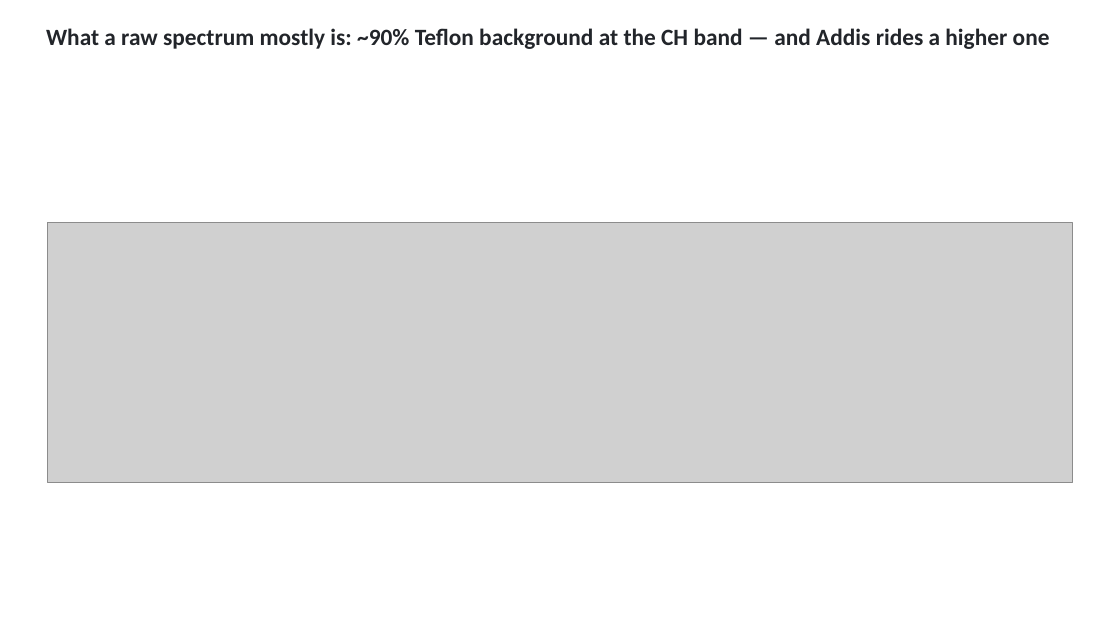
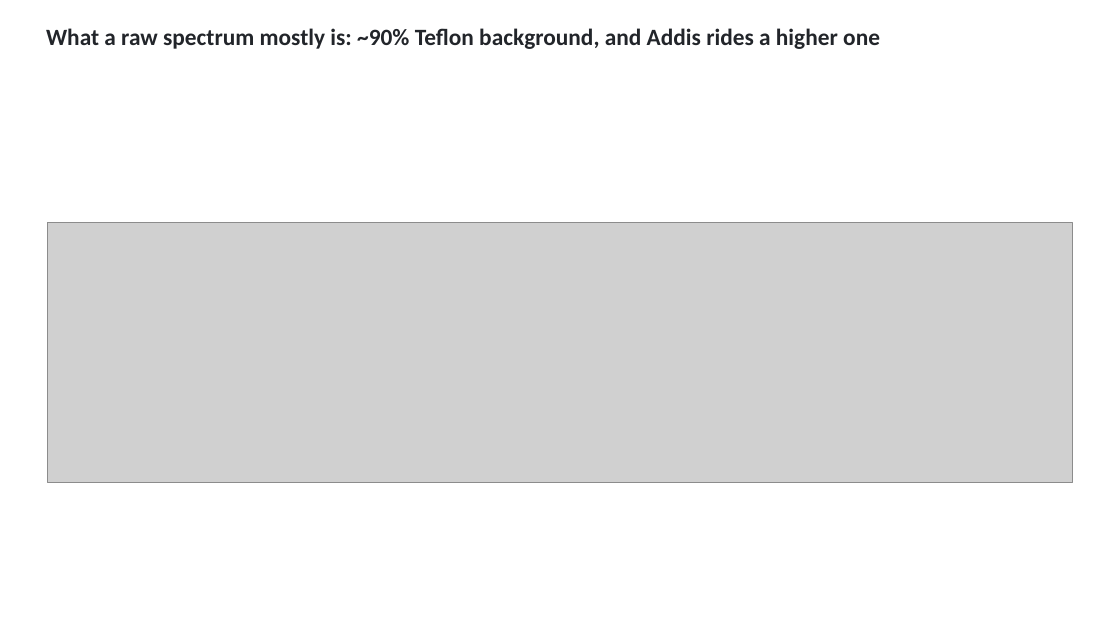
Before and after one commit to ahzs645/aethmodular, a slide deck: slide 3 of deliverables/ftir_group_2026-08-27/ftir_group_2026-08-27.pptx (slide 4 before the commit). Drawn at 1120x630 pixels with LibreOffice and Linux fonts; fonts in the diff are those of the drawing; grey boxes stand for pictures. Boxes give left, top, right and bottom in pixels: in the first picture for what was removed or moved away, otherwise in the second. Text is boxed around its words. In the diff, an @@ line names an element or a change of style, - is before the commit and + after.

```diff
--- a/deliverables/ftir_group_2026-08-27/ftir_group_2026-08-27.pptx
+++ b/deliverables/ftir_group_2026-08-27/ftir_group_2026-08-27.pptx
@@ text at [46, 28, 880, 49]: text changed @@
-What a raw spectrum mostly is: ~90% Teflon background at the CH band — and Addis rides a higher one
+What a raw spectrum mostly is: ~90% Teflon background, and Addis rides a higher one
```
Also in this commit, not shown: 22 other slides changed, 3 slides added, 2 slides removed, 6 other files.
